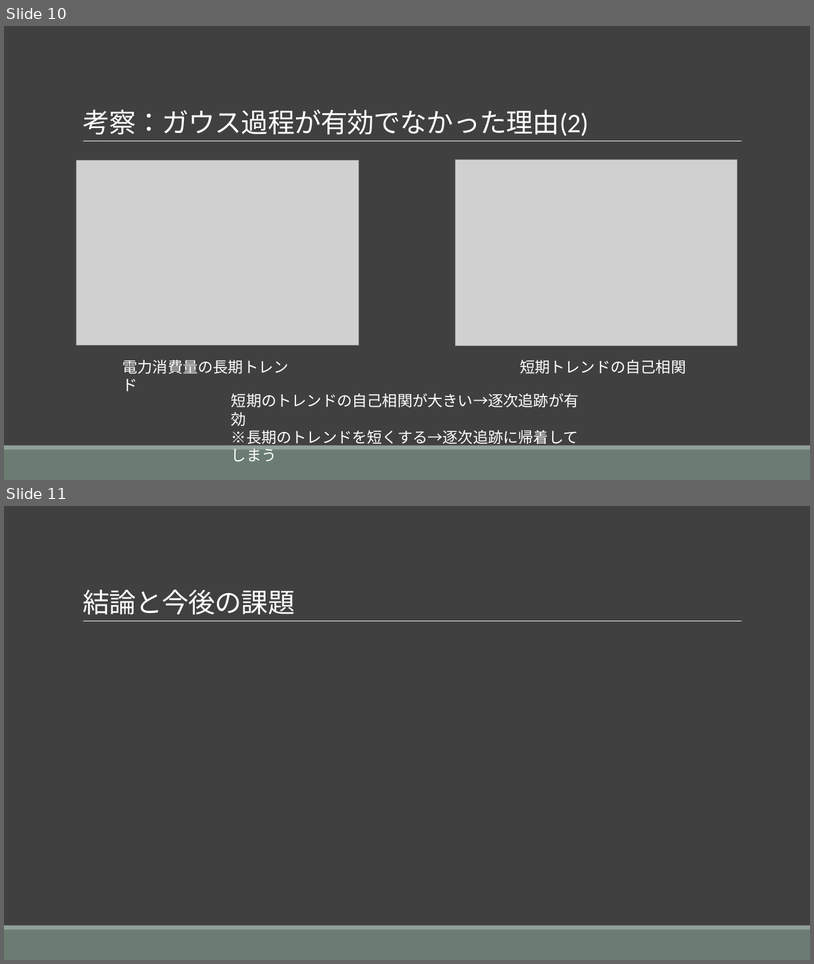
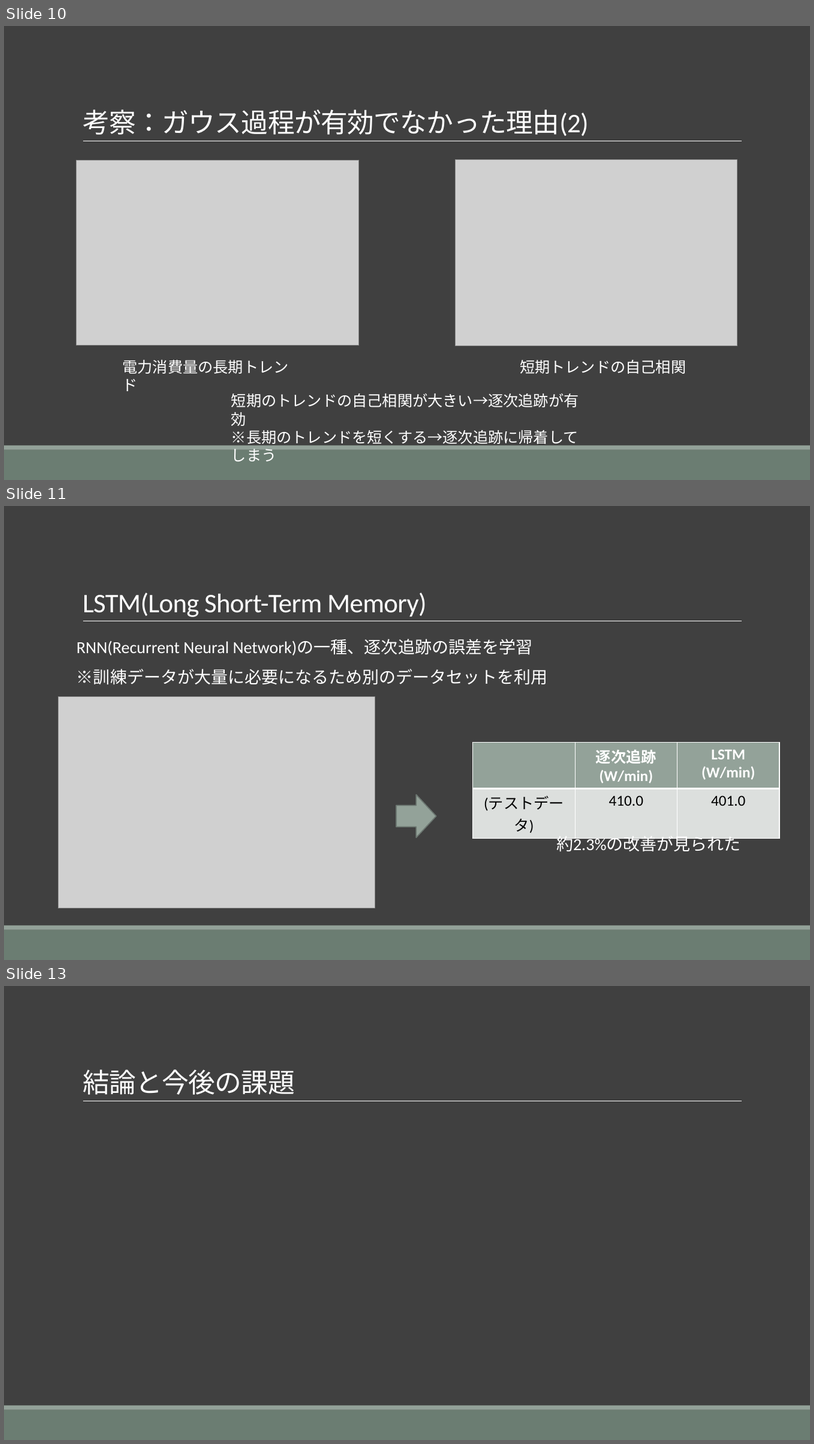
Before and after one commit to yotapoon/concumption, a slide deck: 発表.pptx. Shown one above the other, each under a label of ours: slides 10 and 11 before the commit, slides 10, 11 and 13 after it; the slides between them are not shown. The pictures are 814x964 and 814x1444 pixels, drawn with LibreOffice and Linux fonts; fonts in the diff are those of the drawing; grey boxes stand for pictures. Boxes give left, top, right and bottom in pixels: in the first picture for what was removed or moved away, otherwise in the second. Text is boxed around its words. In the diff, an @@ line names an element or a change of style, - is before the commit and + after.

```diff
--- a/発表.pptx
+++ b/発表.pptx
@@ slide 11 added at (x1=4, y1=506, x2=810, y2=960), background #404040; not listed: 3 template elements that a slide beside it also shows @@
@@ title added at (x1=83, y1=592, x2=427, y2=617), 32 pt, text #FFFFFF @@
+LSTM(Long Short-Term Memory)
@@ text added at (x1=77, y1=639, x2=548, y2=685), 20 pt, text #FFFFFF @@
+RNN(Recurrent Neural Network)の一種、逐次追跡の誤差を学習
+※訓練データが大量に必要になるため別のデータセットを利用
@@ picture added at (x1=58, y1=697, x2=375, y2=907) @@
@@ table added at (x1=473, y1=742, x2=780, y2=835), 2 rows, 3 columns @@
+ | 逐次追跡(W/min) | LSTM / (W/min)
+(テストデータ) | 410.0 | 401.0
@@ right arrow added at (x1=396, y1=795, x2=437, y2=838), fill #93A299, outline #6D7871 1.25 pt @@
@@ text added at (x1=557, y1=833, x2=741, y2=852), 20 pt, text #FFFFFF @@
+約2.3%の改善が見られた
@@ what was slide 11 is now slide 13 @@
```
Also in this commit, not shown: 5 slides changed, 1 other slide added.
